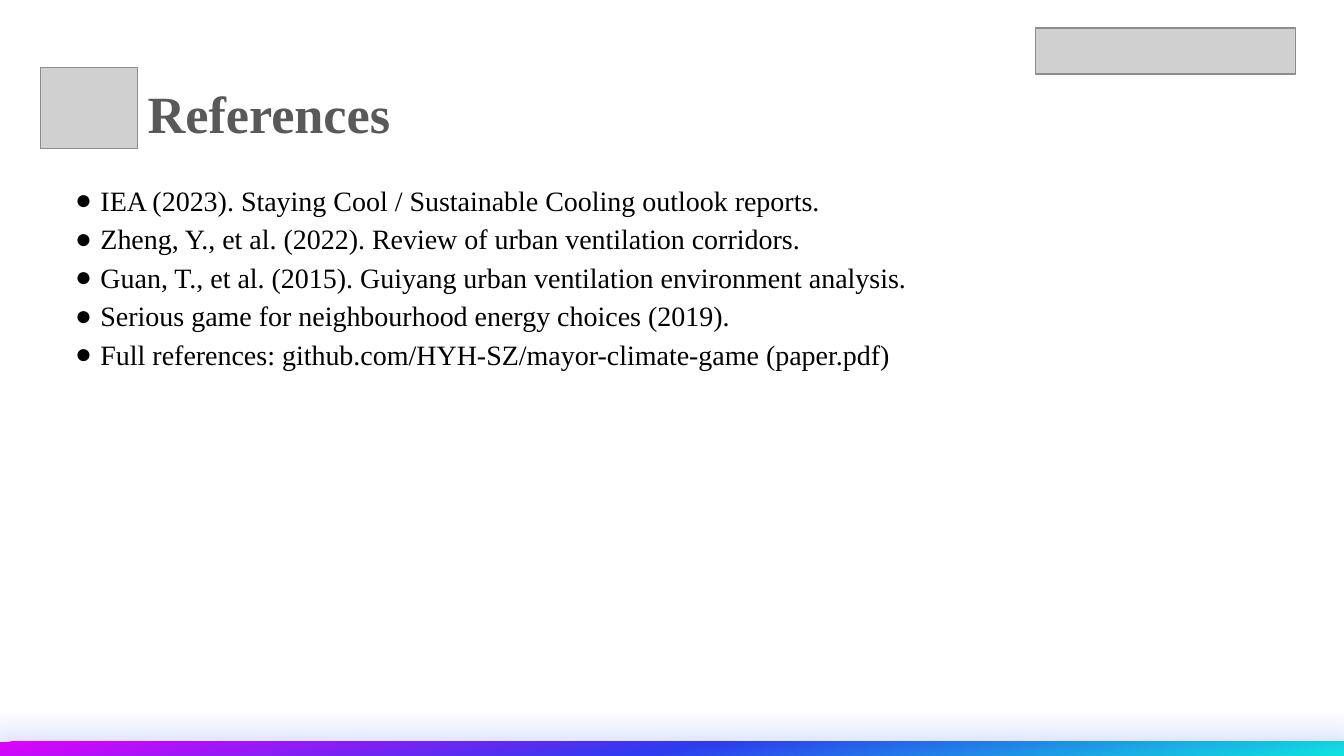
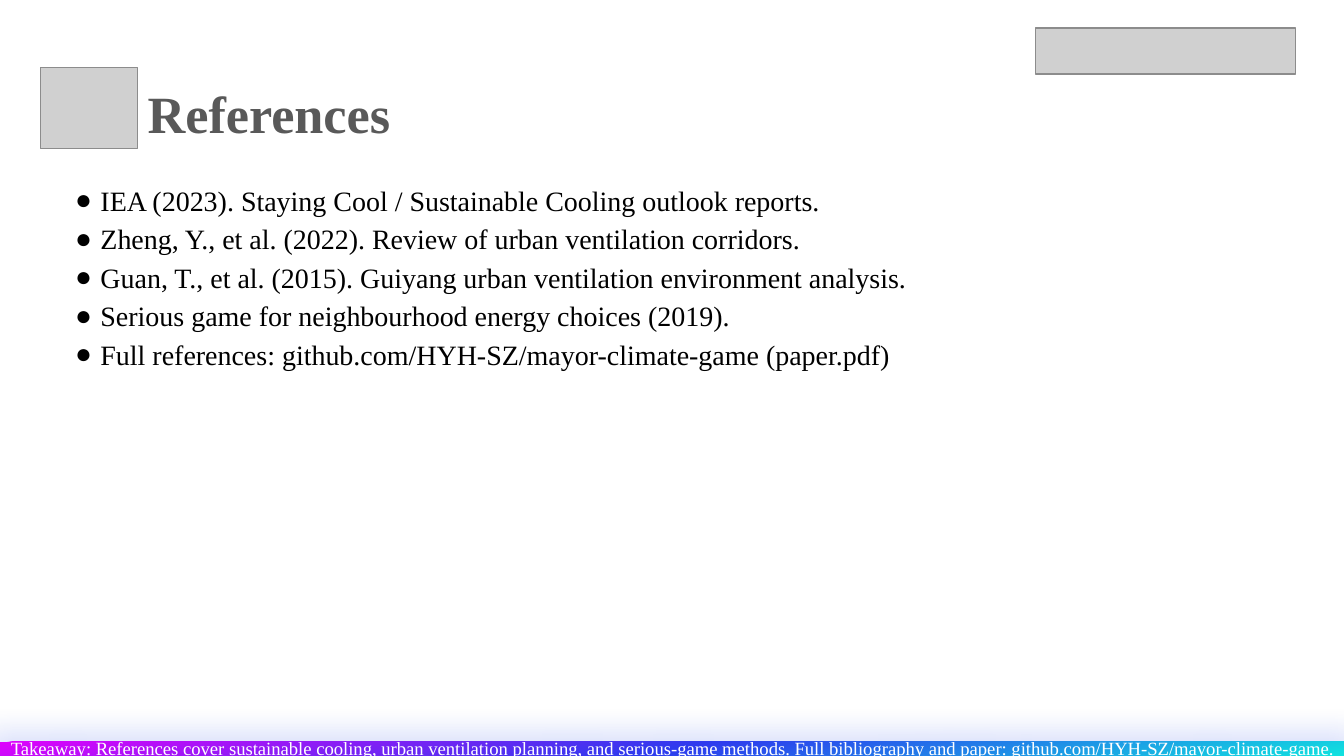
Before and after one commit to HYH-SZ/mayor-climate-game, a slide deck: slide 10 of mayor-climate-presentation.pptx. Drawn at 1344x756 pixels with LibreOffice and Linux fonts; fonts in the diff are those of the drawing; grey boxes stand for pictures. Boxes give left, top, right and bottom in pixels: in the first picture for what was removed or moved away, otherwise in the second. Text is boxed around its words. In the diff, an @@ line names an element or a change of style, - is before the commit and + after.

```diff
--- a/mayor-climate-presentation.pptx
+++ b/mayor-climate-presentation.pptx
@@ text in rectangle at [11, 741, 1333, 756]: text added @@
+Takeaway: References cover sustainable cooling, urban ventilation planning, and serious-game methods. Full bibliography and paper: github.com/HYH-SZ/mayor-climate-game.
```
Also in this commit, not shown: 10 other slides changed, 1 other file.
